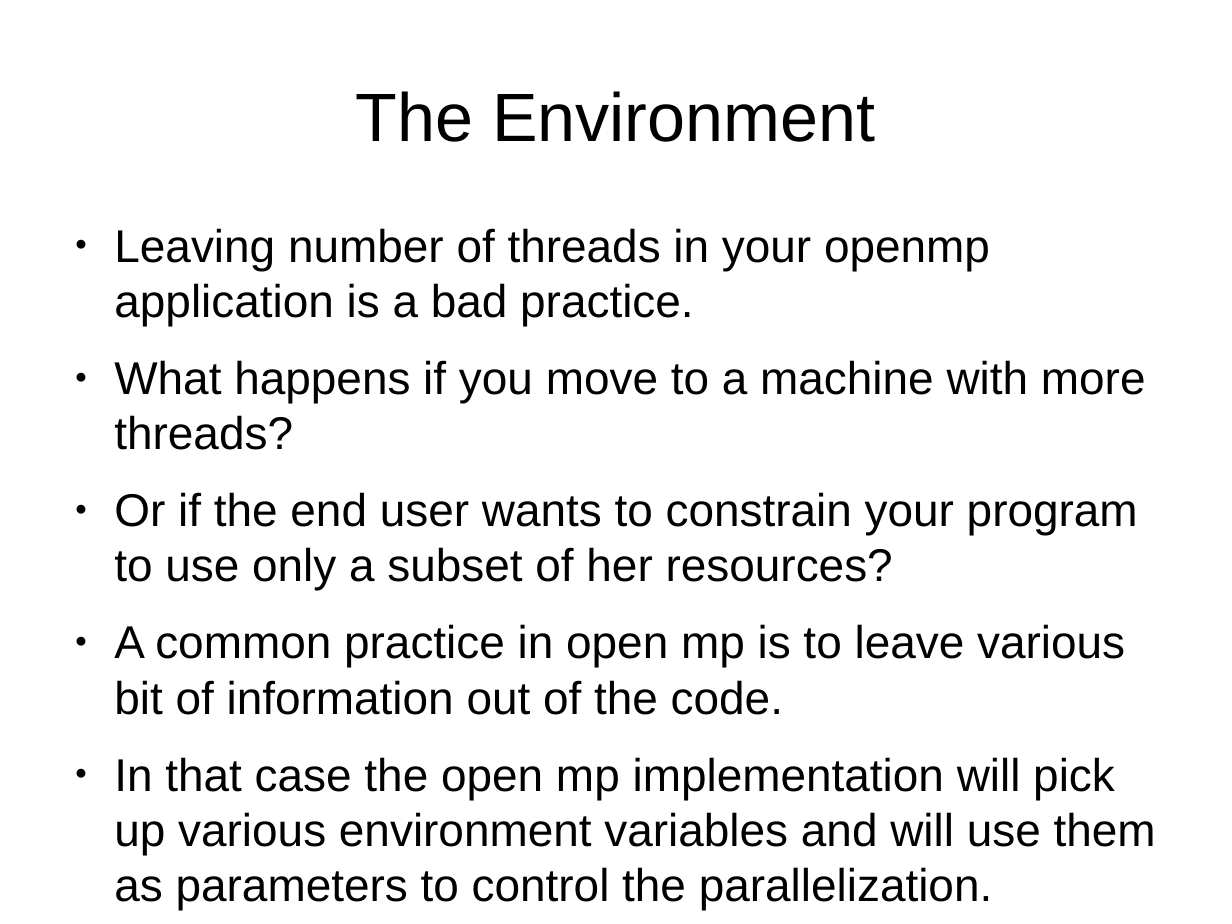
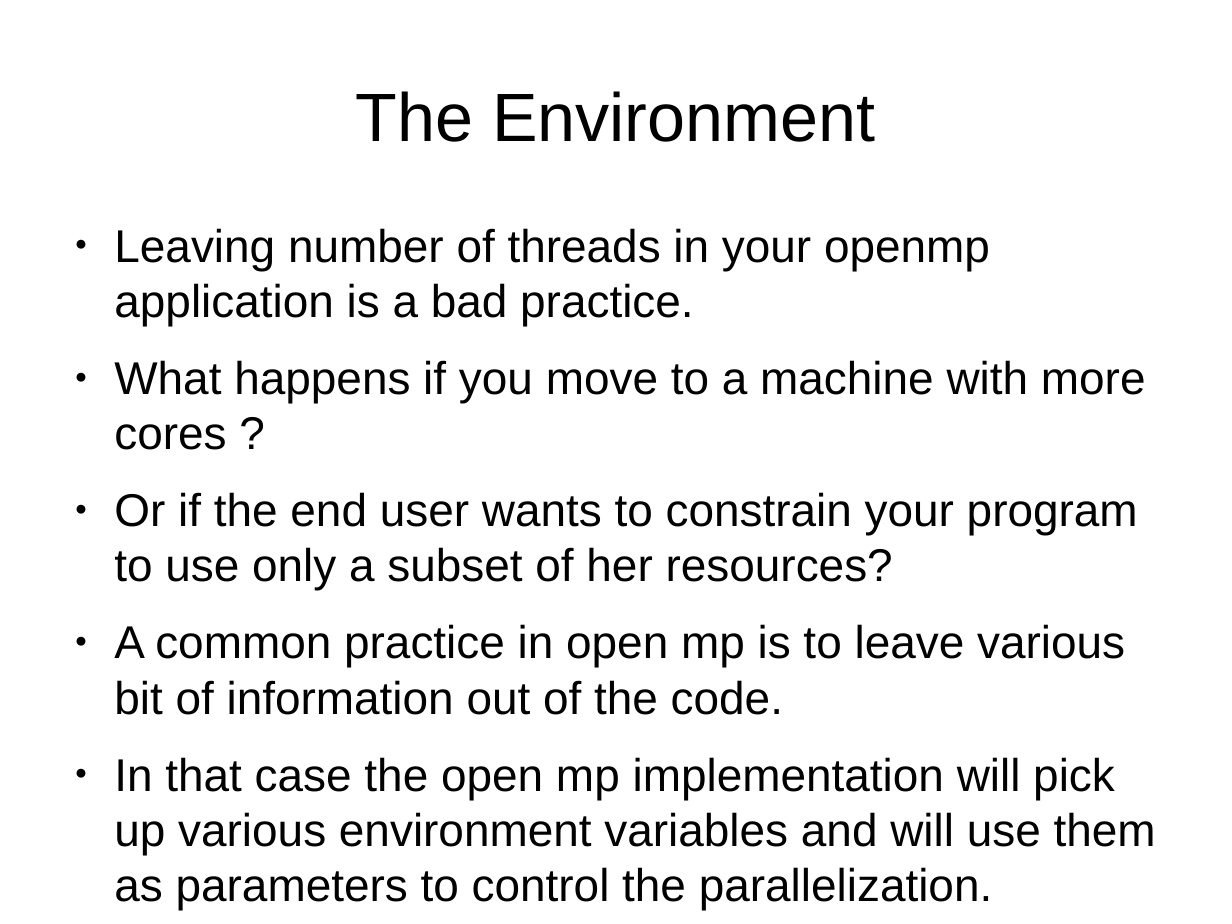
Before and after one commit to veltzer/demos, a slide deck: slide 16 of cpp/multi_core/openmp.odp. Drawn at 1232x924 pixels with LibreOffice and Linux fonts; fonts in the diff are those of the drawing. Boxes give left, top, right and bottom in pixels: in the first picture for what was removed or moved away, otherwise in the second. Text is boxed around its words. In the diff, an @@ line names an element or a change of style, - is before the commit and + after.

```diff
--- a/cpp/multi_core/openmp.odp
+++ b/cpp/multi_core/openmp.odp
@@ text at <box>114,360,1146,450</box>: text changed @@
-● What happens if you move to a machine with more threads?
+● What happens if you move to a machine with more cores ?
```
Also in this commit, not shown: 5 other files.
